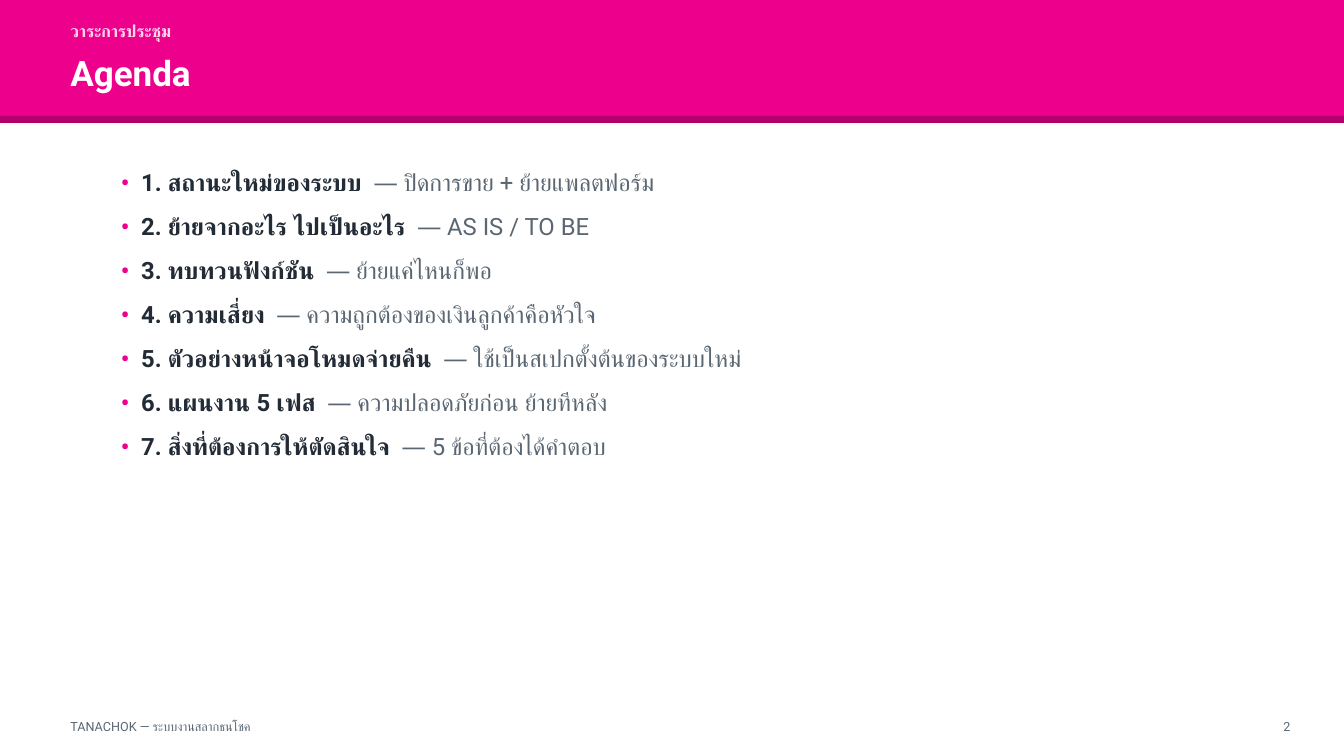
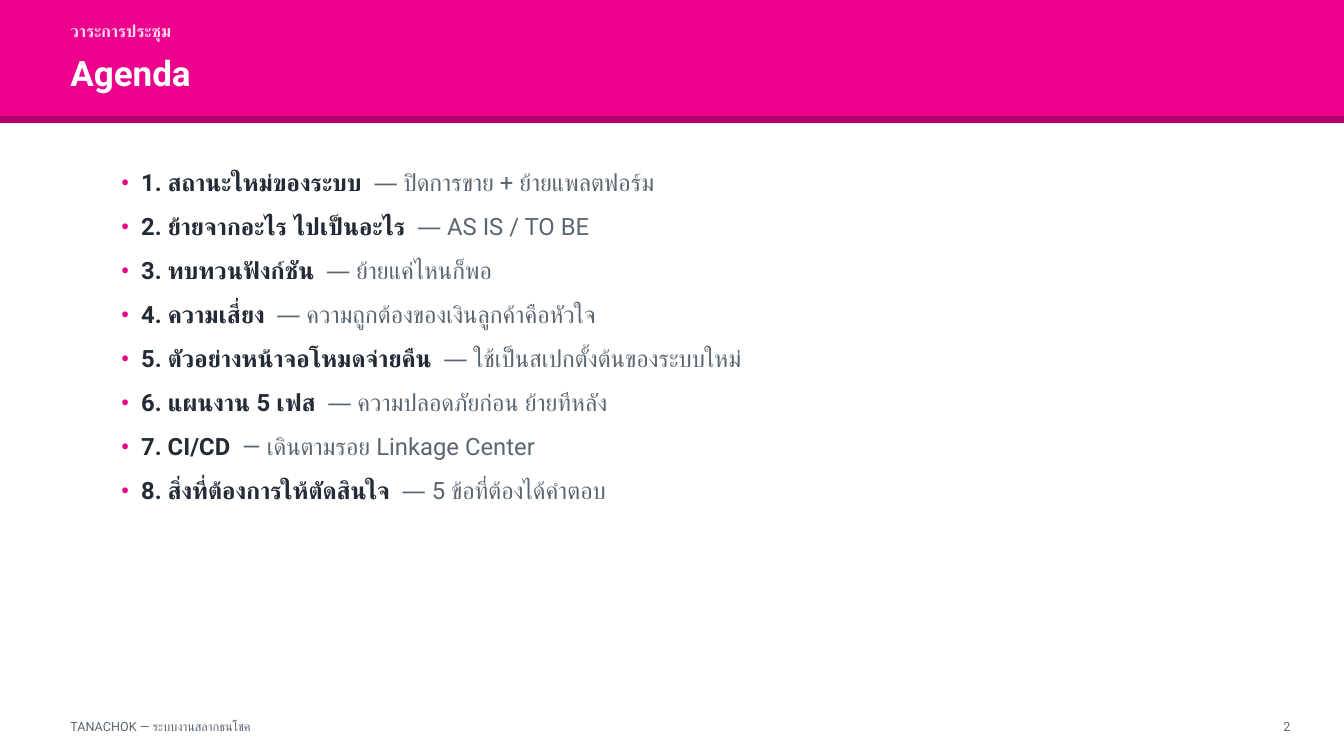
Before and after one commit to supachaitw/line-bot-images, a slide deck: slide 2 of docs/tanachok-production-slides.pptx. Drawn at 1344x756 pixels with LibreOffice and Linux fonts; fonts in the diff are those of the drawing. Boxes give left, top, right and bottom in pixels: in the first picture for what was removed or moved away, otherwise in the second. Text is boxed around its words. In the diff, an @@ line names an element or a change of style, - is before the commit and + after.

```diff
--- a/docs/tanachok-production-slides.pptx
+++ b/docs/tanachok-production-slides.pptx
@@ text at <box>141,437,606,500</box>: text changed; text colour #222B36 to #5A6672; bold off @@
-• 7. สิ่งที่ต้องการให้ตัดสินใจ — 5 ข้อที่ต้องได้คำตอบ
+• 7. CI/CD — เดินตามรอย Linkage Center
+• 8. สิ่งที่ต้องการให้ตัดสินใจ — 5 ข้อที่ต้องได้คำตอบ
```
Also in this commit, not shown: 1 other slide changed, 2 slides added, 5 other files.
